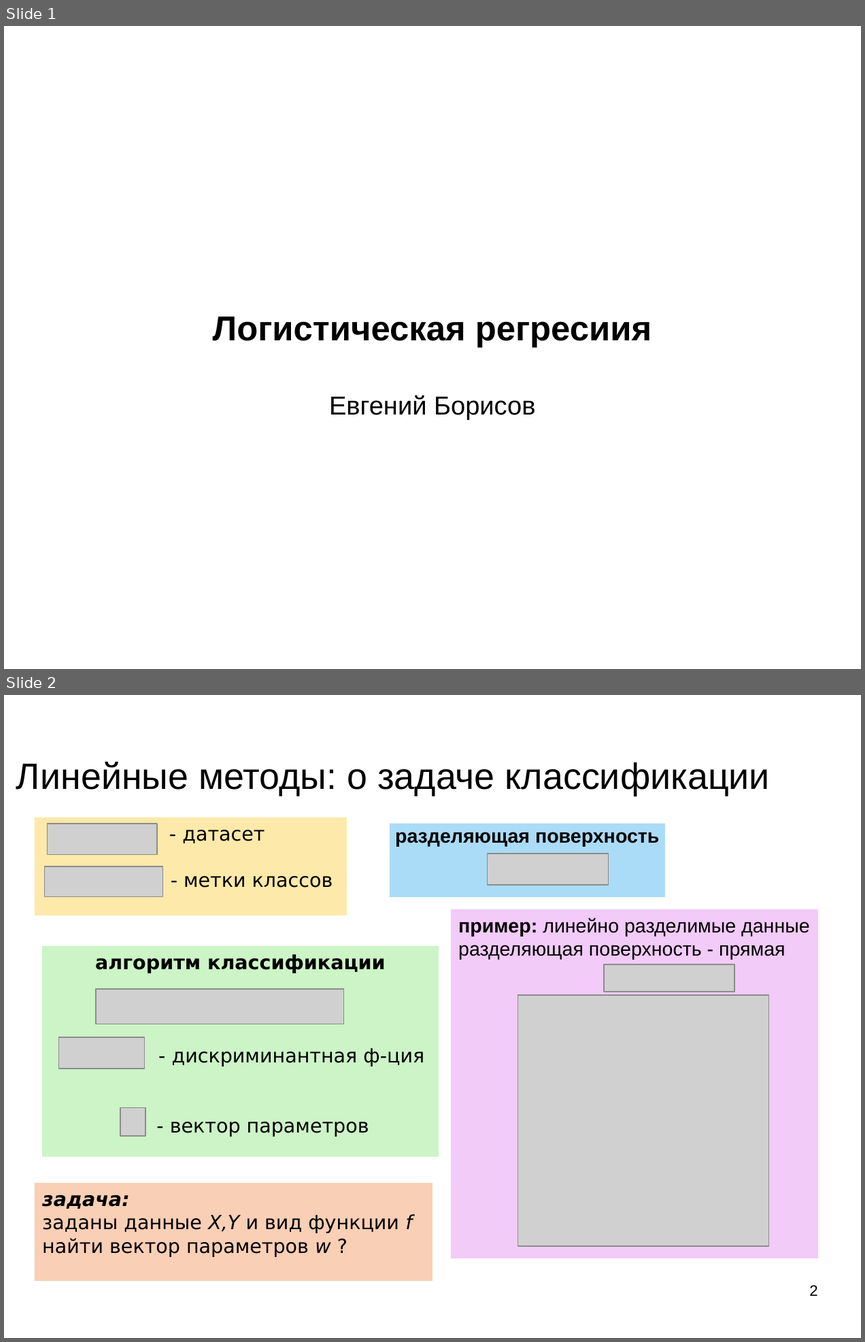
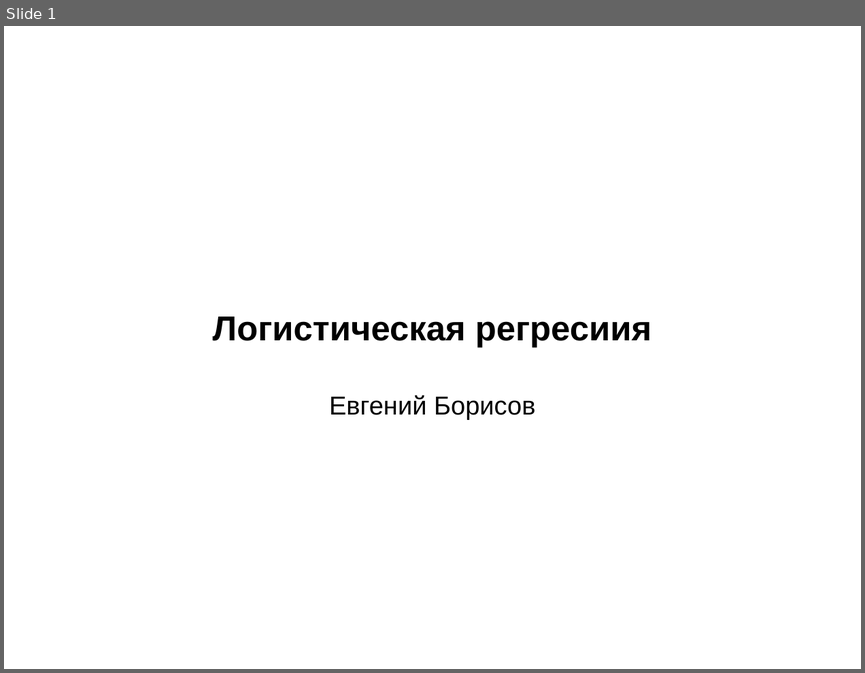
Before and after one commit to mechanoid5/ml_lectorium_legacy, a slide deck: 17-regression-logistic.odp. Shown one above the other, each under a label of ours: slides 1 and 2 before the commit, slide 1 after it. The pictures are 865x1342 and 865x673 pixels, drawn with LibreOffice and Linux fonts; fonts in the diff are those of the drawing; grey boxes stand for pictures; background and template pictures are left out. Boxes give left, top, right and bottom in pixels: in the first picture for what was removed or moved away, otherwise in the second. Text is boxed around its words. In the diff, an @@ line names an element or a change of style, - is before the commit and + after.

```diff
--- a/17-regression-logistic.odp
+++ b/17-regression-logistic.odp
@@ slide 2 removed at [4,695,861,1338], background picture (left out) @@
@@ title removed at [16,762,770,796] @@
-Линейные методы: о задаче классификации
@@ rectangle removed at [35,817,347,915] @@
-- датасет
-- метки классов
@@ picture removed at [47,824,156,854] @@
@@ subtitle removed at [390,824,665,897] @@
-разделяющая поверхность
@@ picture removed at [487,853,608,885] @@
@@ picture removed at [44,866,162,896] @@
@@ rectangle removed at [451,910,818,1259] @@
-пример: линейно разделимые данные
-разделяющая поверхность - прямая
@@ rectangle removed at [42,946,439,1157] @@
-алгоритм классификации
-- дискриминантная ф-ция
-- вектор параметров
@@ picture removed at [604,964,735,991] @@
@@ picture removed at [96,989,344,1024] @@
@@ picture removed at [518,995,769,1246] @@
@@ picture removed at [58,1037,145,1068] @@
@@ picture removed at [121,1107,146,1136] @@
@@ rectangle removed at [35,1183,432,1280] @@
-задача:
-заданы данные X,Y и вид функции f
-найти вектор параметров w ?
@@ page number removed at [809,1285,817,1295] @@
-2
```
Also in this commit, not shown: 2 slides changed, 2 slides added, 4 other slides removed.
